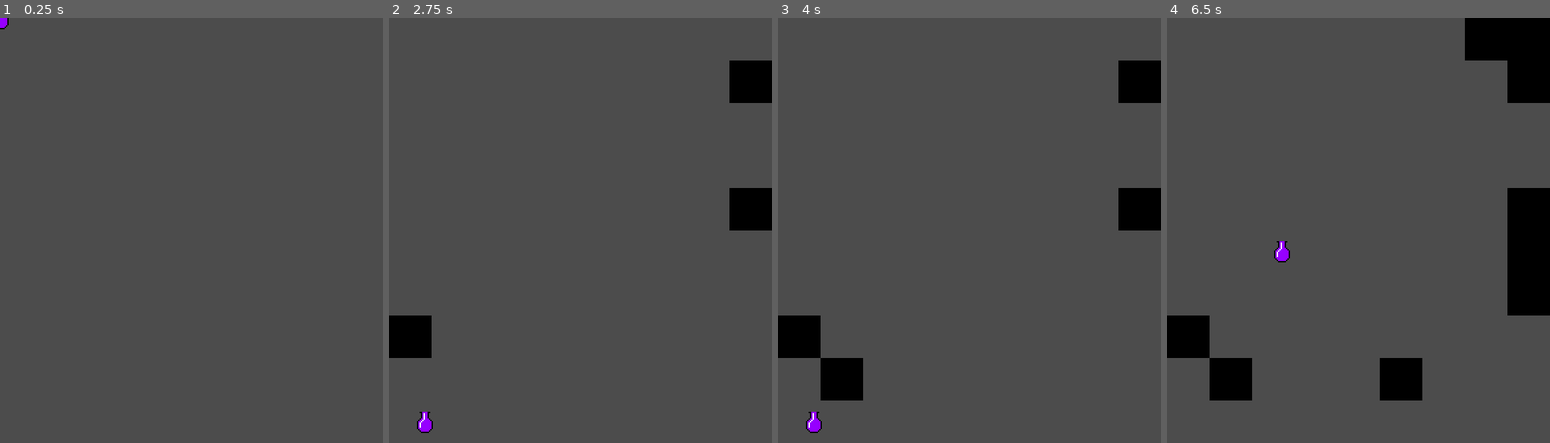
Above: before the commit, frames 1-4 (left to right).
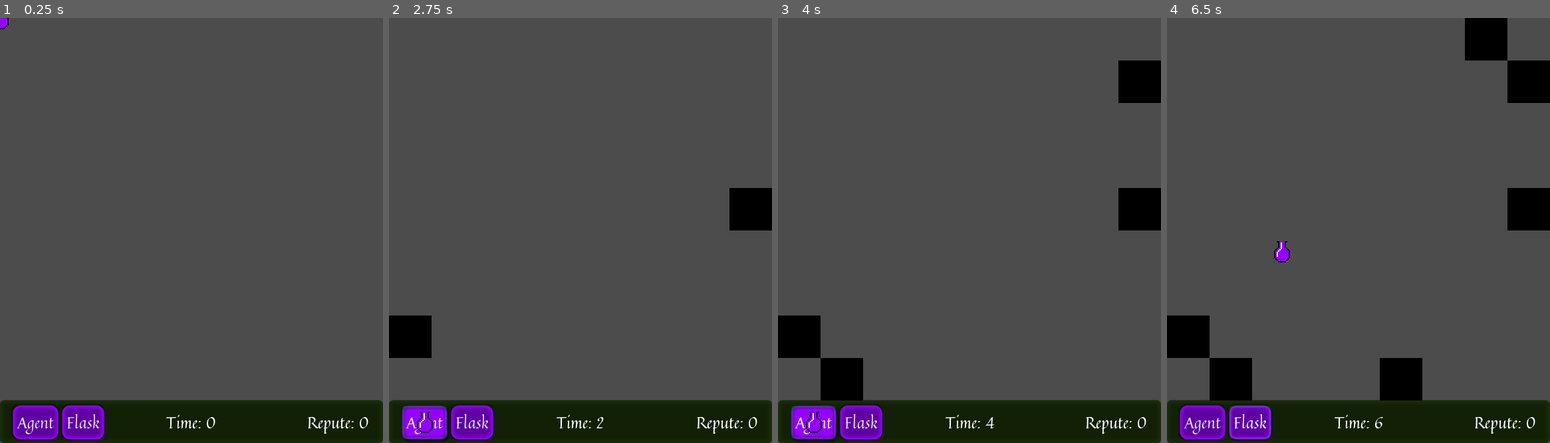
Above: after the commit, the same moments.

Repository: the-alex-g/LD50
Game: Godot game, scene res://Main/Main.tscn
The game is run twice, just before and just after one commit, with the same random seed, the same clock (stepped at 60 frames per second) and the same inputs.
Inputs (mouse positions are in pixels of both pictures, inside the frame that each line leads up to):
- Up to frame 1 (0.25 s): no input
- Up to frame 2 (2.75 s): click (423, 421) at 0.5 s, where only the run after the commit has a clickable "Agent"; click (473, 421) at 1.25 s, where only the run after the commit has a clickable "Flask"; click (423, 421) at 2 s, where only the run after the commit has a clickable "Agent"
- Up to frame 3 (4 s): click (862, 421) at 2.75 s, where only the run after the commit has a clickable "Flask"; click (812, 421) at 3.5 s, where only the run after the commit has a clickable "Agent"
- Up to frame 4 (6.5 s): click (1251, 421) at 4.25 s, where only the run after the commit has a clickable "Flask"; move the mouse to (1442, 209) at 5.02 s; click (1442, 209) at 5.17 s; tap Enter at 5.75 s; move the mouse to (1281, 251) at 5.77 s; click (1281, 251) at 5.92 s

The runs differ from the first frame. In frame 1, 10% of the frame differs, in the area x 0-100%, y 89-100%; in frame 2, 11%; in frame 3, 9.9%; in frame 4, 13%, in the area x 0-100%, y 0-100%.

Commit message:
Add info bar at bottom

Diff:
--- /dev/null
+++ b/project/Main/HUD.gd
@@ -0,0 +1,21 @@
+extends CanvasLayer
+
+var _duration := 0
+var _game_over := false
+
+onready var _repute_tracker = $Background/PointTracker as Label
+onready var _time_tracker = $Background/TimeTracker as Label
+
+
+func update_repute(new_value:int)->void:
+	_repute_tracker.text = "Repute: " + str(new_value)
+
+
+func _on_Timer_timeout()->void:
+	if not _game_over:
+		_duration += 1
+		_time_tracker.text = "Time: " + str(_duration)
+
+
+func _on_Main_game_over()->void:
+	_game_over = true
--- /dev/null
+++ b/project/Main/HUD.tscn
@@ -0,0 +1,78 @@
+[gd_scene load_steps=3 format=2]
+
+[ext_resource path="res://Theme/theme.tres" type="Theme" id=1]
+[ext_resource path="res://Main/HUD.gd" type="Script" id=2]
+
+[node name="HUD" type="CanvasLayer"]
+layer = -1
+script = ExtResource( 2 )
+
+[node name="Background" type="Panel" parent="."]
+anchor_top = 1.0
+anchor_right = 1.0
+anchor_bottom = 1.0
+margin_top = -32.0
+theme = ExtResource( 1 )
+__meta__ = {
+"_edit_use_anchors_": false
+}
+
+[node name="VBoxContainer" type="HBoxContainer" parent="Background"]
+anchor_top = 0.5
+anchor_bottom = 0.5
+margin_left = 10.0
+margin_top = -12.0
+margin_right = 79.0
+margin_bottom = 13.0
+__meta__ = {
+"_edit_use_anchors_": false
+}
+
+[node name="Agent" type="Button" parent="Background/VBoxContainer"]
+margin_right = 34.0
+margin_bottom = 25.0
+text = "Agent"
+__meta__ = {
+"_edit_use_anchors_": false
+}
+
+[node name="Flask" type="Button" parent="Background/VBoxContainer"]
+margin_left = 38.0
+margin_right = 69.0
+margin_bottom = 25.0
+text = "Flask"
+
+[node name="TimeTracker" type="Label" parent="Background"]
+anchor_left = 0.5
+anchor_top = 0.5
+anchor_right = 0.5
+anchor_bottom = 0.5
+margin_left = -18.0
+margin_top = -9.5
+margin_right = 18.0
+margin_bottom = 9.5
+grow_horizontal = 2
+text = "Time: 0"
+__meta__ = {
+"_edit_use_anchors_": false
+}
+
+[node name="PointTracker" type="Label" parent="Background"]
+anchor_left = 1.0
+anchor_top = 0.5
+anchor_right = 1.0
+anchor_bottom = 0.5
+margin_left = -56.0
+margin_top = -9.5
+margin_right = -10.0
+margin_bottom = 9.5
+grow_horizontal = 0
+text = "Repute: 0"
+__meta__ = {
+"_edit_use_anchors_": false
+}
+
+[node name="Timer" type="Timer" parent="."]
+autostart = true
+
+[connection signal="timeout" from="Timer" to="." method="_on_Timer_timeout"]
--- a/project/Main/Main.gd
+++ b/project/Main/Main.gd
@@ -1,6 +1,8 @@
 extends Node2D
 
-const PLANT_TIME_STEP := 1.1
+signal game_over
+
+const PLANT_TIME_STEP := 1.01
 
 export var _plant_time := 1.0
 export var _load_time := 3.0
@@ -17,6 +19,7 @@
 onready var _plant_timer = $PlantAdvanceTimer as Timer
 onready var _load_timer = $LoadTimer as Timer
 onready var _cursor_manager = $CursorManager as CursorManager
+onready var _hud = $HUD
 
 
 func _ready()->void:
@@ -37,6 +40,7 @@
 				_load_timer.start(_load_time)
 				_tilemap.set_cellv(map_mouse_position, -1)
 				_plants_poisoned += 1
+				_hud.update_repute(_plants_poisoned)
 				_cursor_manager.empty()
 				for x in 4:
 					var ring_name := "_" + str(x + 1) + "_spaces"
@@ -74,9 +78,13 @@
 			if ring_index < 4:
 				ring_index += 1
 			elif ring_index == 4:
-				_game_over = true
+				emit_signal("game_over")
 				running = false
 
 
 func _on_LoadTimer_timeout()->void:
 	_loaded = true
+
+
+func _on_Main_game_over()->void:
+	_game_over = true
--- a/project/Main/Main.tscn
+++ b/project/Main/Main.tscn
@@ -1,8 +1,9 @@
-[gd_scene load_steps=5 format=2]
+[gd_scene load_steps=6 format=2]
 
 [ext_resource path="res://Main/Main.gd" type="Script" id=1]
 [ext_resource path="res://test.png" type="Texture" id=2]
 [ext_resource path="res://Mouse/CursorManager.tscn" type="PackedScene" id=3]
+[ext_resource path="res://Main/HUD.tscn" type="PackedScene" id=4]
 
 [sub_resource type="TileSet" id=1]
 0/name = "test.png 0"
@@ -23,6 +24,8 @@
 [node name="Main" type="Node2D"]
 script = ExtResource( 1 )
 
+[node name="HUD" parent="." instance=ExtResource( 4 )]
+
 [node name="TileMap" type="TileMap" parent="."]
 tile_set = SubResource( 1 )
 cell_size = Vector2( 32, 32 )
@@ -37,6 +40,9 @@
 one_shot = true
 
 [node name="CursorManager" parent="." instance=ExtResource( 3 )]
+position = Vector2( 144, 144 )
 
+[connection signal="game_over" from="." to="." method="_on_Main_game_over"]
+[connection signal="game_over" from="." to="HUD" method="_on_Main_game_over"]
 [connection signal="timeout" from="PlantAdvanceTimer" to="." method="_on_PlantAdvanceTimer_timeout"]
 [connection signal="timeout" from="LoadTimer" to="." method="_on_LoadTimer_timeout"]
--- a/project/Mouse/CursorManager.tscn
+++ b/project/Mouse/CursorManager.tscn
@@ -2,6 +2,18 @@
 
 [ext_resource path="res://Mouse/CursorImages.png" type="Texture" id=1]
 [ext_resource path="res://Mouse/CursorManager.gd" type="Script" id=2]
+
+[sub_resource type="AtlasTexture" id=34]
+atlas = ExtResource( 1 )
+region = Rect2( 0, 64, 16, 16 )
+
+[sub_resource type="AtlasTexture" id=35]
+atlas = ExtResource( 1 )
+region = Rect2( 16, 64, 16, 16 )
+
+[sub_resource type="AtlasTexture" id=36]
+atlas = ExtResource( 1 )
+region = Rect2( 0, 0, 16, 16 )
 
 [sub_resource type="AtlasTexture" id=17]
 atlas = ExtResource( 1 )
@@ -67,28 +79,16 @@
 atlas = ExtResource( 1 )
 region = Rect2( 48, 48, 16, 16 )
 
-[sub_resource type="AtlasTexture" id=34]
-atlas = ExtResource( 1 )
-region = Rect2( 0, 64, 16, 16 )
-
-[sub_resource type="AtlasTexture" id=35]
-atlas = ExtResource( 1 )
-region = Rect2( 16, 64, 16, 16 )
-
-[sub_resource type="AtlasTexture" id=36]
-atlas = ExtResource( 1 )
-region = Rect2( 0, 0, 16, 16 )
-
 [sub_resource type="SpriteFrames" id=16]
 animations = [ {
+"frames": [ SubResource( 34 ), SubResource( 35 ), SubResource( 36 ) ],
+"loop": false,
+"name": "Dumping",
+"speed": 5.0
+}, {
 "frames": [ SubResource( 17 ), SubResource( 18 ), SubResource( 19 ), SubResource( 20 ), SubResource( 21 ), SubResource( …(198 unchanged characters)…
 "loop": false,
 "name": "Filling",
-"speed": 5.0
-}, {
-"frames": [ SubResource( 34 ), SubResource( 35 ), SubResource( 36 ) ],
-"loop": false,
-"name": "Dumping",
 "speed": 5.0
 } ]
 
--- /dev/null
+++ b/project/Theme/Buttons/disabled.tres
@@ -0,0 +1,15 @@
+[gd_resource type="StyleBoxFlat" format=2]
+
+[resource]
+bg_color = Color( 0.176471, 0, 0.301961, 1 )
+border_width_left = 3
+border_width_top = 3
+border_width_right = 3
+border_width_bottom = 3
+border_color = Color( 0.0705882, 0.129412, 0.0235294, 1 )
+border_blend = true
+corner_radius_top_left = 5
+corner_radius_top_right = 5
+corner_radius_bottom_right = 5
+corner_radius_bottom_left = 5
+shadow_size = 1
--- /dev/null
+++ b/project/Theme/Buttons/hover.tres
@@ -0,0 +1,16 @@
+[gd_resource type="StyleBoxFlat" format=2]
+
+[resource]
+bg_color = Color( 0.588235, 0, 1, 1 )
+border_width_left = 3
+border_width_top = 3
+border_width_right = 3
+border_width_bottom = 3
+border_color = Color( 0.372549, 0, 0.639216, 1 )
+border_blend = true
+corner_radius_top_left = 5
+corner_radius_top_right = 5
+corner_radius_bottom_right = 5
+corner_radius_bottom_left = 5
+shadow_size = 2
+shadow_offset = Vector2( 1, 1 )
--- /dev/null
+++ b/project/Theme/Buttons/normal.tres
@@ -0,0 +1,15 @@
+[gd_resource type="StyleBoxFlat" format=2]
+
+[resource]
+bg_color = Color( 0.372549, 0, 0.639216, 1 )
+border_width_left = 3
+border_width_top = 3
+border_width_right = 3
+border_width_bottom = 3
+border_color = Color( 0.588235, 0, 1, 1 )
+border_blend = true
+corner_radius_top_left = 5
+corner_radius_top_right = 5
+corner_radius_bottom_right = 5
+corner_radius_bottom_left = 5
+shadow_size = 2
--- /dev/null
+++ b/project/Theme/Buttons/pressed.tres
@@ -0,0 +1,15 @@
+[gd_resource type="StyleBoxFlat" format=2]
+
+[resource]
+bg_color = Color( 0.176471, 0, 0.301961, 1 )
+border_width_left = 5
+border_width_top = 5
+border_width_right = 5
+border_width_bottom = 5
+border_color = Color( 0.239167, 0, 0.41, 1 )
+border_blend = true
+corner_radius_top_left = 5
+corner_radius_top_right = 5
+corner_radius_bottom_right = 5
+corner_radius_bottom_left = 5
+shadow_size = 3
--- /dev/null
+++ b/project/Theme/DefaultFont.tres
@@ -0,0 +1,7 @@
+[gd_resource type="DynamicFont" load_steps=2 format=2]
+
+[ext_resource path="res://Theme/Quintessential-Regular.ttf" type="DynamicFontData" id=1]
+
+[resource]
+size = 12
+font_data = ExtResource( 1 )
--- /dev/null
+++ b/project/Theme/panel.tres
@@ -0,0 +1,14 @@
+[gd_resource type="StyleBoxFlat" format=2]
+
+[resource]
+bg_color = Color( 0.0705882, 0.129412, 0.0235294, 1 )
+border_width_left = 4
+border_width_top = 4
+border_width_right = 4
+border_width_bottom = 4
+border_color = Color( 0.09882, 0.18, 0.0324, 1 )
+border_blend = true
+corner_radius_top_left = 3
+corner_radius_top_right = 3
+corner_radius_bottom_right = 3
+corner_radius_bottom_left = 3
--- /dev/null
+++ b/project/Theme/theme.tres
@@ -0,0 +1,16 @@
+[gd_resource type="Theme" load_steps=7 format=2]
+
+[ext_resource path="res://Theme/DefaultFont.tres" type="DynamicFont" id=1]
+[ext_resource path="res://Theme/Buttons/normal.tres" type="StyleBox" id=2]
+[ext_resource path="res://Theme/Buttons/hover.tres" type="StyleBox" id=3]
+[ext_resource path="res://Theme/Buttons/pressed.tres" type="StyleBox" id=4]
+[ext_resource path="res://Theme/panel.tres" type="StyleBox" id=5]
+[ext_resource path="res://Theme/Buttons/disabled.tres" type="StyleBox" id=6]
+
+[resource]
+default_font = ExtResource( 1 )
+Button/styles/disabled = ExtResource( 6 )
+Button/styles/hover = ExtResource( 3 )
+Button/styles/normal = ExtResource( 2 )
+Button/styles/pressed = ExtResource( 4 )
+Panel/styles/panel = ExtResource( 5 )
Binary file added: project/Theme/Quintessential-Regular.ttf
Not shown, added: OFL.txt
